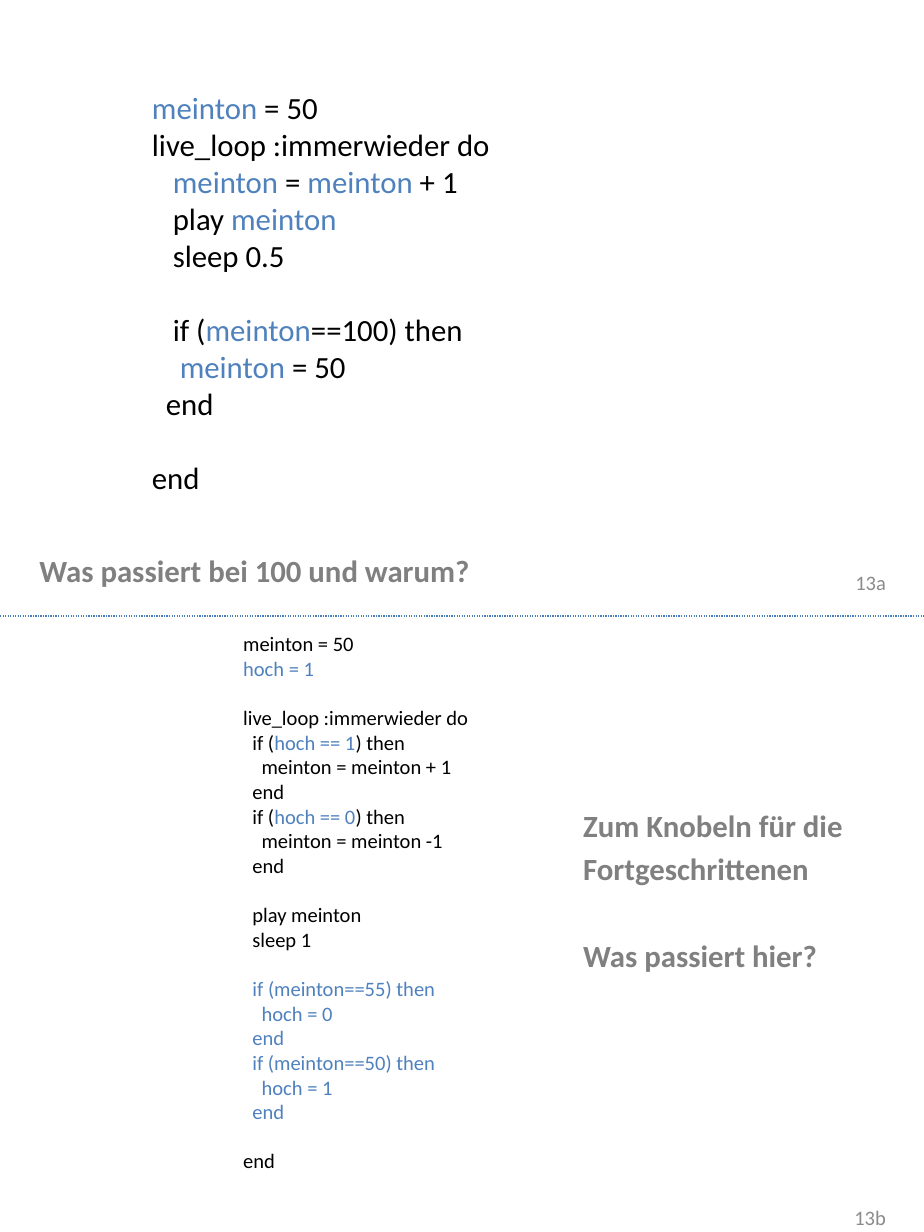
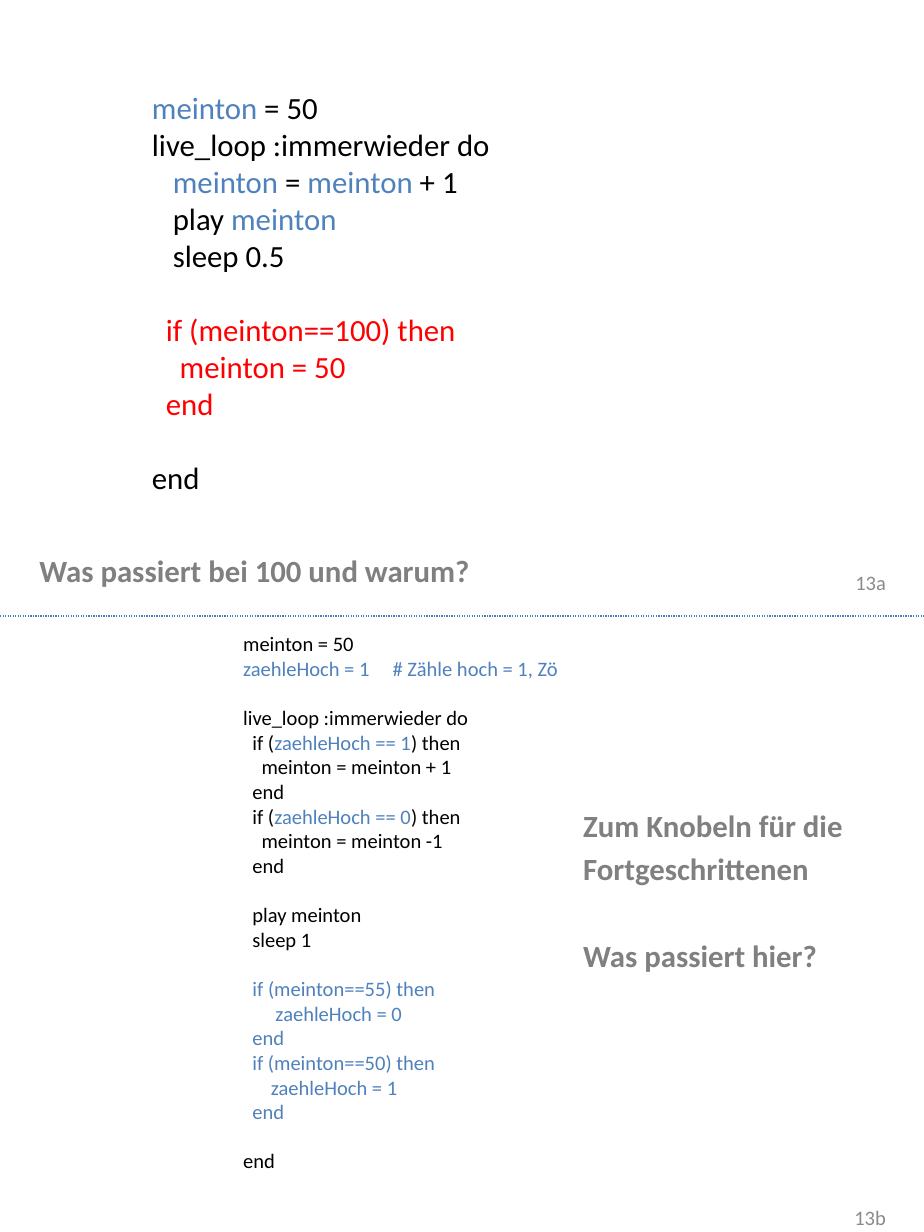
Before and after one commit to Devoxx4KidsDE/SonicPI, a slide deck: slide 13 of presentation/de/Sonic PI Workshop_de.pptx. Drawn at 924x1232 pixels with LibreOffice and Linux fonts; fonts in the diff are those of the drawing; background and template pictures are left out. Boxes give left, top, right and bottom in pixels: in the first picture for what was removed or moved away, otherwise in the second. Text is boxed around its words. In the diff, an @@ line names an element or a change of style, - is before the commit and + after.

```diff
--- a/presentation/de/Sonic PI Workshop_de.pptx
+++ b/presentation/de/Sonic PI Workshop_de.pptx
@@ text at bbox=[166, 318, 455, 416]: text colour #000000 to #FF0000 in "if (meinton==100) then", "= 50", "end"; text colour #4F81BD to #FF0000 in "(meinton==100)", "meinton" @@
@@ text at bbox=[243, 661, 558, 679]: text changed @@
-hoch = 1
+zaehleHoch = 1 # Zähle hoch = 1, Zö
@@ text at bbox=[252, 735, 461, 753]: text changed; text colour #000000 to #4F81BD @@
-if (hoch == 1) then
+if (zaehleHoch == 1) then
@@ text at bbox=[252, 809, 461, 827]: text changed; text colour #000000 to #4F81BD @@
-if (hoch == 0) then
+if (zaehleHoch == 0) then
@@ text at bbox=[275, 1006, 401, 1021]: text changed @@
-hoch = 0
+zaehleHoch = 0
@@ text at bbox=[271, 1080, 397, 1095]: text changed @@
-hoch = 1
+zaehleHoch = 1
```
Also in this commit, not shown: 6 other slides changed, 2 other files.
